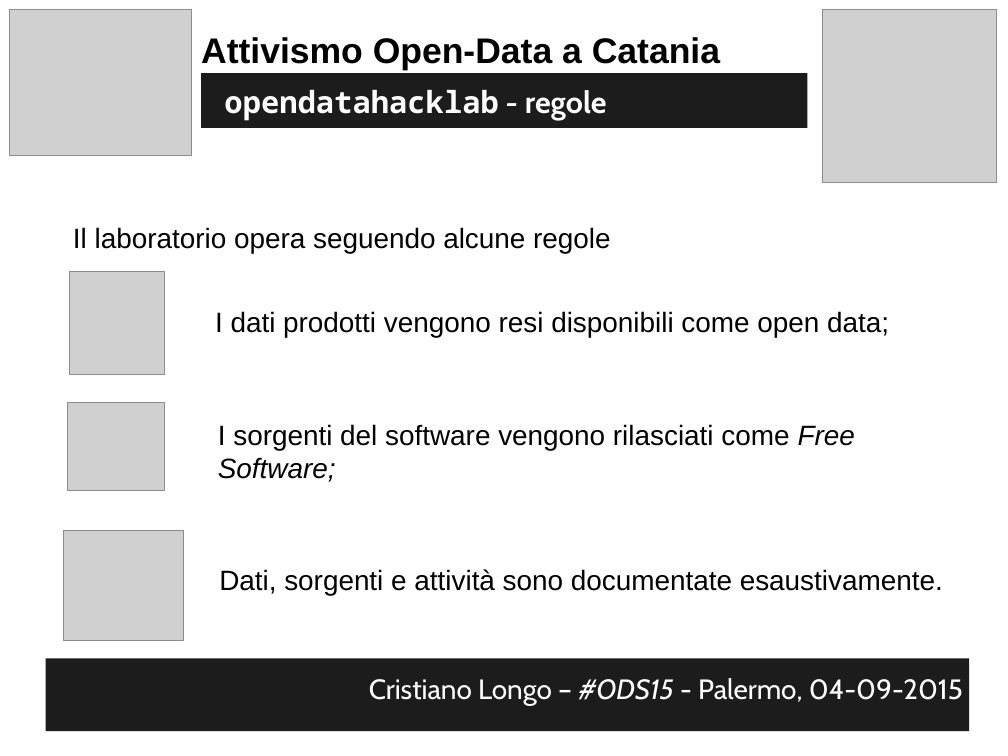
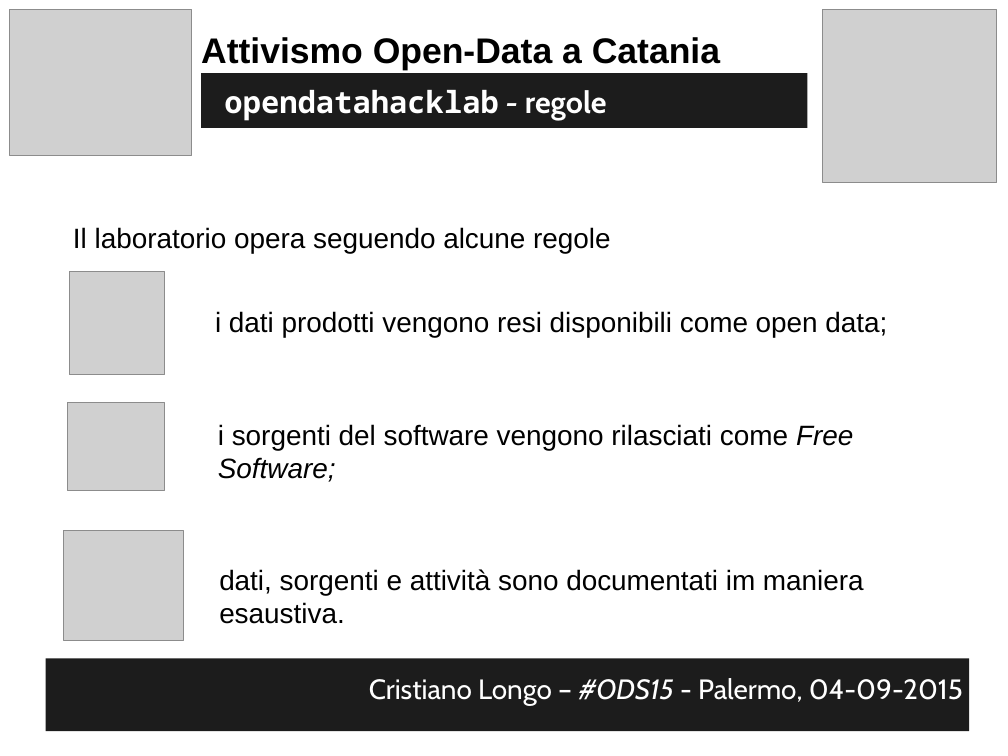
Before and after one commit to opendatahacklab/opendatahacklab.github.io, a slide deck: slide 63 of events/odt_ods15.odp (slide 64 before the commit). Drawn at 1008x756 pixels with LibreOffice and Linux fonts; fonts in the diff are those of the drawing; grey boxes stand for pictures. Boxes give left, top, right and bottom in pixels: in the first picture for what was removed or moved away, otherwise in the second. Text is boxed around its words. In the diff, an @@ line names an element or a change of style, - is before the commit and + after.

Commit message:
slides of the open data tour presentation

```diff
--- a/events/odt_ods15.odp
+++ b/events/odt_ods15.odp
@@ text at box(215, 311, 887, 338): text changed @@
-I dati prodotti vengono resi disponibili come open data;
+i dati prodotti vengono resi disponibili come open data;
@@ text at box(218, 424, 853, 482): text changed @@
-I sorgenti del software vengono rilasciati come Free Software;
+i sorgenti del software vengono rilasciati come Free Software;
@@ text at box(219, 569, 864, 624): text changed @@
-Dati, sorgenti e attività sono documentate esaustivamente.
+dati, sorgenti e attività sono documentati im maniera esaustiva.
```
Also in this commit, not shown: 7 other slides changed, 1 slide added, 2 slides removed, 2 other files.
